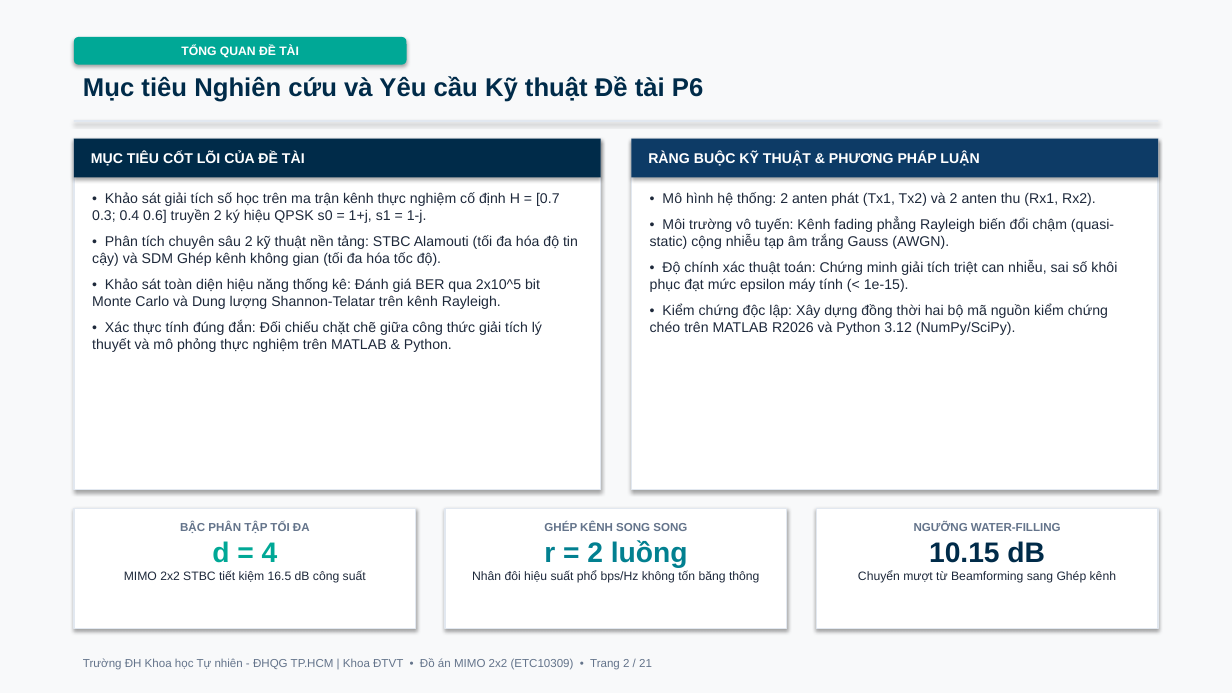
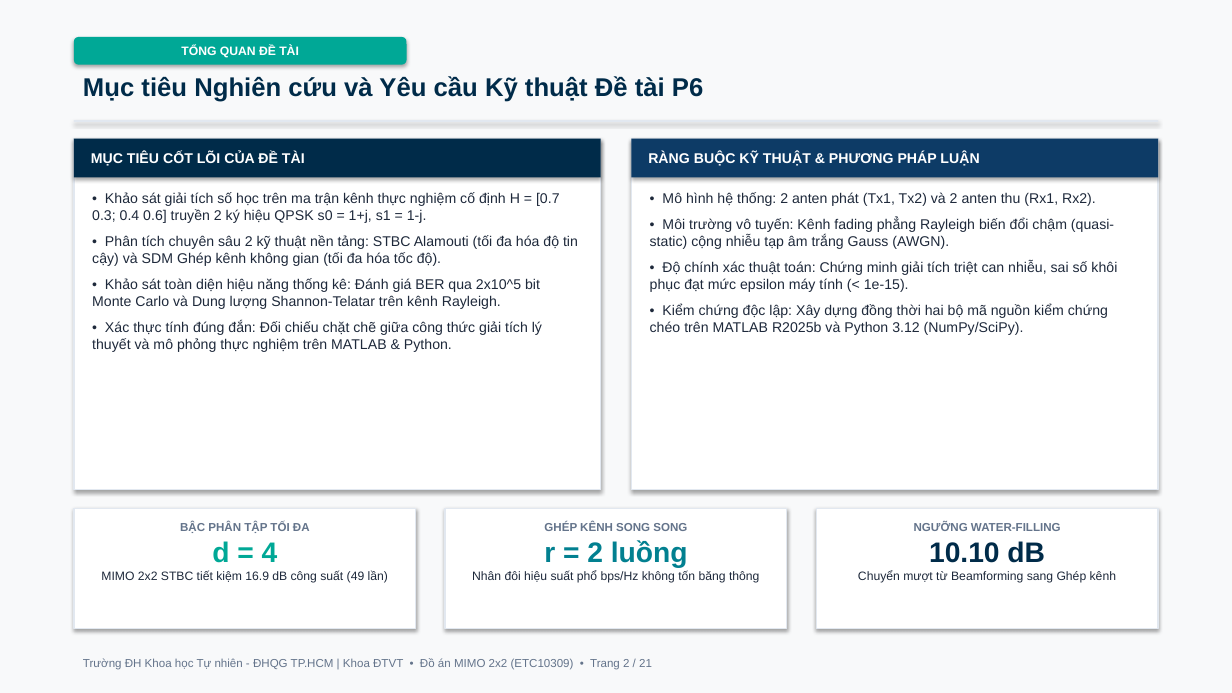
Before and after one commit to lengoctuong2005/mimo-2x2-simulation, a slide deck: slide 2 of slides/Slide_ThuyetTrinh_MIMO_2026.pptx. Drawn at 1232x693 pixels with LibreOffice and Linux fonts; fonts in the diff are those of the drawing. Boxes give left, top, right and bottom in pixels: in the first picture for what was removed or moved away, otherwise in the second. Text is boxed around its words. In the diff, an @@ line names an element or a change of style, - is before the commit and + after.

```diff
--- a/slides/Slide_ThuyetTrinh_MIMO_2026.pptx
+++ b/slides/Slide_ThuyetTrinh_MIMO_2026.pptx
@@ text at [650,303,1108,335]: text changed @@
-• Kiểm chứng độc lập: Xây dựng đồng thời hai bộ mã nguồn kiểm chứng chéo trên MATLAB R2026 và Python 3.12 (NumPy/SciPy).
+• Kiểm chứng độc lập: Xây dựng đồng thời hai bộ mã nguồn kiểm chứng chéo trên MATLAB R2025b và Python 3.12 (NumPy/SciPy).
@@ text at [929,541,1045,563]: text changed @@
-10.15 dB
+10.10 dB
@@ text at [101,570,388,583]: text changed @@
-MIMO 2x2 STBC tiết kiệm 16.5 dB công suất
+MIMO 2x2 STBC tiết kiệm 16.9 dB công suất (49 lần)
```
Also in this commit, not shown: 10 other slides changed, 23 other files.
